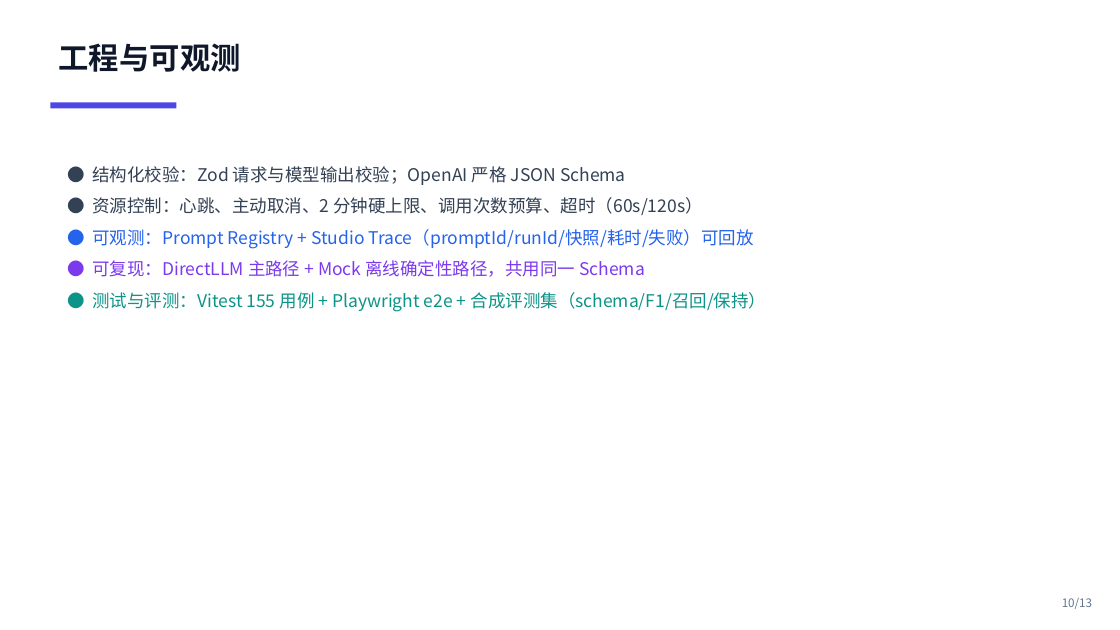
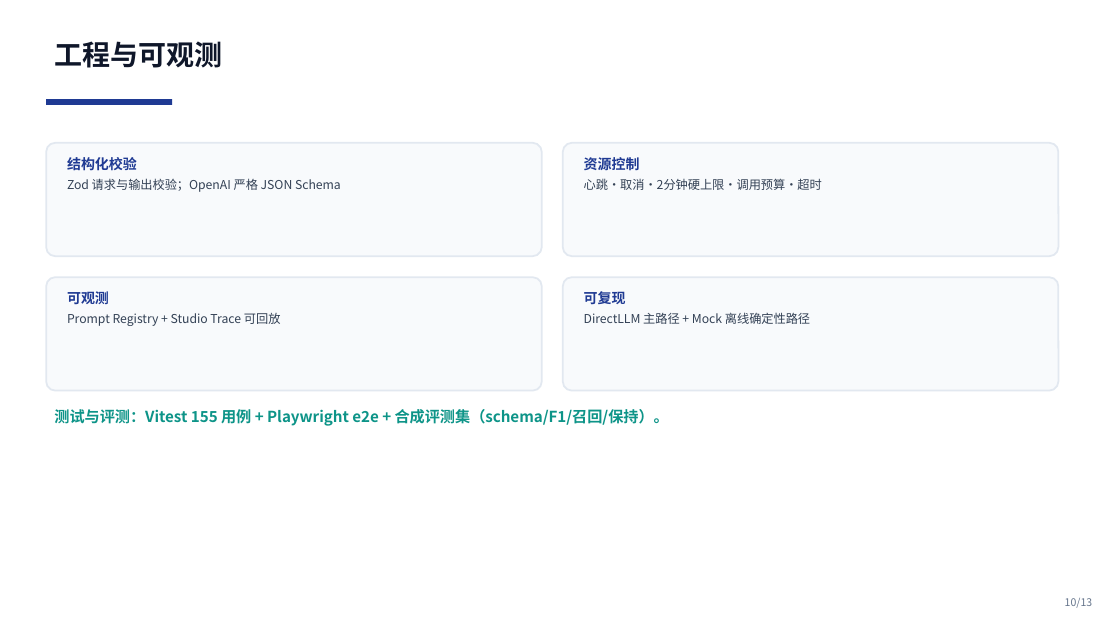
Before and after one commit to yingchao4399/resume-expert, a slide deck: slide 10 of competition/initial/01-solution-deck.pptx. Drawn at 1120x630 pixels with LibreOffice and Linux fonts; fonts in the diff are those of the drawing. Boxes give left, top, right and bottom in pixels: in the first picture for what was removed or moved away, otherwise in the second. Text is boxed around its words. In the diff, an @@ line names an element or a change of style, - is before the commit and + after.

```diff
--- a/competition/initial/01-solution-deck.pptx
+++ b/competition/initial/01-solution-deck.pptx
@@ text "工程与可观测" at <box>54,41,222,68</box>: size 26 to 24 pt; less space between paragraphs @@
@@ rectangle: place and size @@
-rectangle at <box>50,103,176,108</box>
+rectangle at <box>46,99,172,105</box>
@@ rectangle at <box>46,99,172,105</box>: fill #4F46E5 to #1F3A93 @@
@@ rounded rectangle added at <box>46,143,542,256</box>, fill #F8FAFC, outline #E2E8F0 1.5 pt @@
@@ rounded rectangle added at <box>563,143,1059,256</box>, fill #F8FAFC, outline #E2E8F0 1.5 pt @@
@@ text added at <box>67,157,341,192</box>, 10.5 pt, text #334155 @@
+结构化校验
+Zod 请求与输出校验；OpenAI 严格 JSON Schema
@@ text removed at <box>92,166,767,312</box> @@
-● 结构化校验：Zod 请求与模型输出校验；OpenAI 严格 JSON Schema
-● 资源控制：心跳、主动取消、2 分钟硬上限、调用次数预算、超时（60s/120s）
-● 可观测：Prompt Registry + Studio Trace（promptId/runId/快照/耗时/失败）可回放
-● 可复现：DirectLLM 主路径 + Mock 离线确定性路径，共用同一 Schema
-● 测试与评测：Vitest 155 用例 + Playwright e2e + 合成评测集（schema/F1/召回/保持）
@@ text added at <box>584,155,822,190</box>, 10.5 pt, text #334155 @@
+资源控制
+心跳·取消·2分钟硬上限·调用预算·超时
@@ rounded rectangle added at <box>46,277,542,391</box>, fill #F8FAFC, outline #E2E8F0 1.5 pt @@
@@ text added at <box>67,291,281,326</box>, 10.5 pt, text #334155 @@
+可观测
+Prompt Registry + Studio Trace 可回放
@@ rounded rectangle added at <box>563,277,1059,391</box>, fill #F8FAFC, outline #E2E8F0 1.5 pt @@
@@ text added at <box>584,291,810,324</box>, 10.5 pt, text #334155 @@
+可复现
+DirectLLM 主路径 + Mock 离线确定性路径
@@ text added at <box>54,407,669,427</box>, 13 pt, text #0D9488, bold @@
+测试与评测：Vitest 155 用例 + Playwright e2e + 合成评测集（schema/F1/召回/保持）。
@@ text "10/13" at <box>1065,598,1092,608</box>: size 10 to 9 pt; less space between paragraphs @@
```
Also in this commit, not shown: 12 other slides changed, 1 other file.
